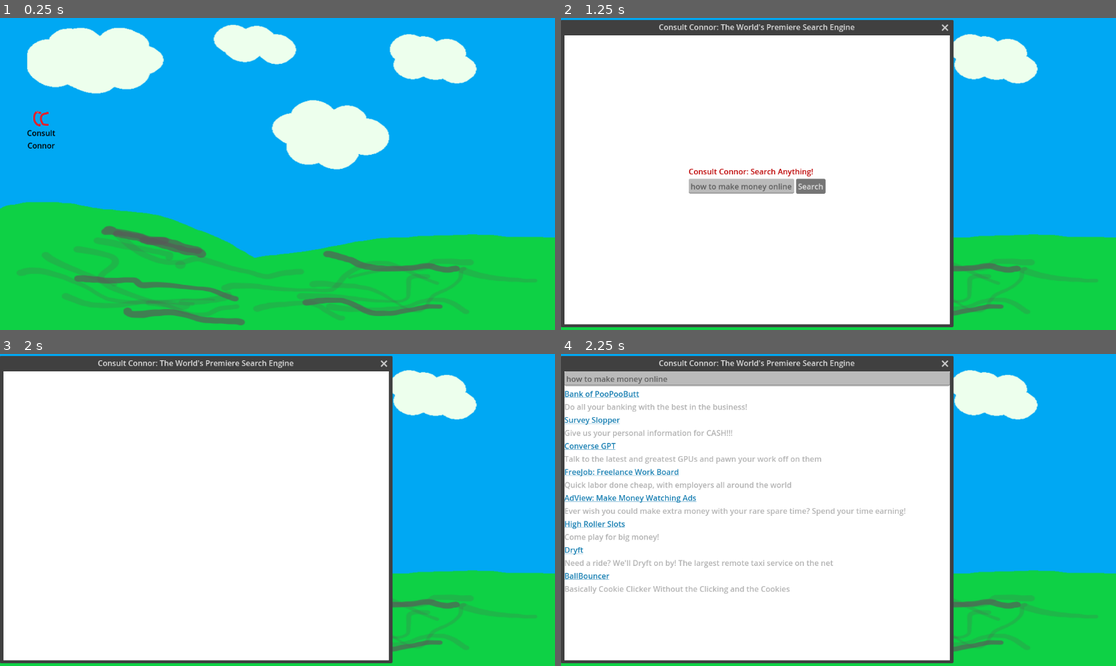
Above: before the commit, frames 1-4 (two rows, left to right).
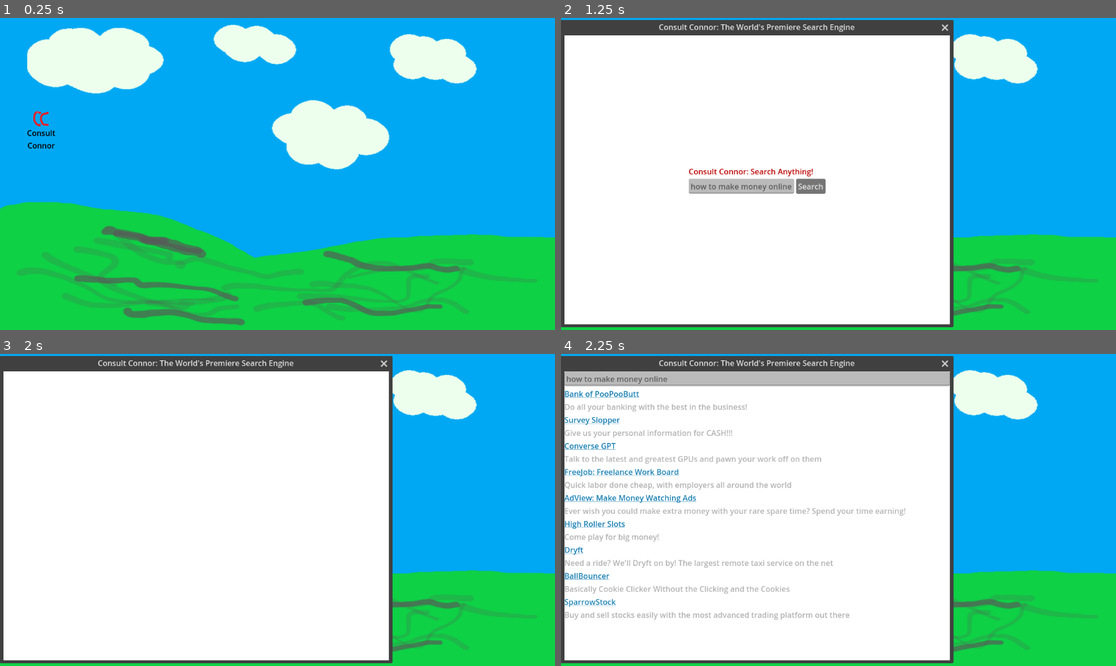
Above: after the commit, the same moments.

Repository: zsmitty2020/SSUFamJam25
Game: Godot game, scene res://Desktop/desktop.tscn
Same seed, same stepped clock (60 frames per second), same inputs: the game is played once before the commit and once after it. The engine's default icon, where the game draws it, is replaced by a stand-in: a white triangle on a blue panel in a dark square.
Inputs:
- Up to frame 1 (0.25 s): no input
- Up to frame 2 (1.25 s): click "Consult Connor" at 0.5 s
- Up to frame 3 (2 s): click "Search" at 1.25 s
- Up to frame 4 (2.25 s): click "Consult Connor" at 2 s

Frames 1-3 are identical in both runs. In frame 4, 0.6% of the frame differs, in the area x 0-52%, y 78-86%.

Commit message:
boxed out sparrowstock

Diff:
--- a/ssu-fam-jam-game-godot-project/Windows/Search/search_window.gd
+++ b/ssu-fam-jam-game-godot-project/Windows/Search/search_window.gd
@@ -67,3 +67,10 @@
 		var temp = preload("res://Windows/FreeJob/freejob_window.tscn").instantiate()
 		get_tree().get_root().add_child(temp)
 		GlobalData.open_tabs.append("freejob")
+
+
+func _on_sparrow_meta_clicked(_meta: Variant) -> void:
+	if GlobalData.open_tabs.find("sparrow")==-1:
+		var temp = preload("res://Windows/Sparrow/sparrow_window.tscn").instantiate()
+		get_tree().get_root().add_child(temp)
+		GlobalData.open_tabs.append("sparrow")
--- a/ssu-fam-jam-game-godot-project/Windows/Search/search_window.tscn
+++ b/ssu-fam-jam-game-godot-project/Windows/Search/search_window.tscn
@@ -214,6 +214,23 @@
 theme_override_colors/default_color = Color(0.69411767, 0.69411767, 0.69411767, 1)
 bbcode_enabled = true
 text = "Basically Cookie Clicker Without the Clicking and the Cookies"
+fit_content = true
+
+[node name="SparrowStock" type="VBoxContainer" parent="SearchWindow/SearchResults/VBoxContainer"]
+layout_mode = 2
+
+[node name="Url" type="RichTextLabel" parent="SearchWindow/SearchResults/VBoxContainer/SparrowStock"]
+layout_mode = 2
+theme_override_colors/default_color = Color(0.08235294, 0.49411765, 0.69803923, 1)
+bbcode_enabled = true
+text = "[url]SparrowStock[/url]"
+fit_content = true
+
+[node name="Description" type="RichTextLabel" parent="SearchWindow/SearchResults/VBoxContainer/SparrowStock"]
+layout_mode = 2
+theme_override_colors/default_color = Color(0.69411767, 0.69411767, 0.69411767, 1)
+bbcode_enabled = true
+text = "Buy and sell stocks easily with the most advanced trading platform out there"
 fit_content = true
 
 [connection signal="close_requested" from="." to="SearchWindow" method="_on_search_window_close_requested"]
@@ -226,3 +243,4 @@
 [connection signal="meta_clicked" from="SearchWindow/SearchResults/VBoxContainer/SlotsGambling/Url" to="SearchWindow" method="_on_slotsgambling_meta_clicked"]
 [connection signal="meta_clicked" from="SearchWindow/SearchResults/VBoxContainer/Dryft/Url" to="SearchWindow" method="_on_dryft_meta_clicked"]
 [connection signal="meta_clicked" from="SearchWindow/SearchResults/VBoxContainer/BallBouncer/Url" to="SearchWindow" method="_on_ball_bouncer_meta_clicked"]
+[connection signal="meta_clicked" from="SearchWindow/SearchResults/VBoxContainer/SparrowStock/Url" to="SearchWindow" method="_on_sparrow_meta_clicked"]
--- /dev/null
+++ b/ssu-fam-jam-game-godot-project/Windows/Sparrow/sparrow_window.gd
@@ -0,0 +1,6 @@
+extends TextureRect
+
+
+func _on_sparrow_window_close_requested() -> void:
+	GlobalData.open_tabs.erase("sparrow")
+	get_parent().queue_free()
--- /dev/null
+++ b/ssu-fam-jam-game-godot-project/Windows/Sparrow/sparrow_window.tscn
@@ -0,0 +1,16 @@
+[gd_scene load_steps=2 format=3 uid="uid://cdps8wxwji0le"]
+
+[ext_resource type="Script" uid="uid://bsgb5k867wo8s" path="res://Windows/Sparrow/sparrow_window.gd" id="1_7wjpe"]
+
+[node name="SparrowWindow" type="Window"]
+oversampling_override = 1.0
+title = "SparrowStock: Buy and Sell like a REAL Trader"
+position = Vector2i(7, 31)
+size = Vector2i(800, 600)
+
+[node name="SparrowWindow" type="TextureRect" parent="."]
+offset_right = 40.0
+offset_bottom = 40.0
+script = ExtResource("1_7wjpe")
+
+[connection signal="close_requested" from="." to="SparrowWindow" method="_on_sparrow_window_close_requested"]
Not shown, added: ssu-fam-jam-game-godot-project/Windows/Sparrow/sparrow_window.gd.uid
